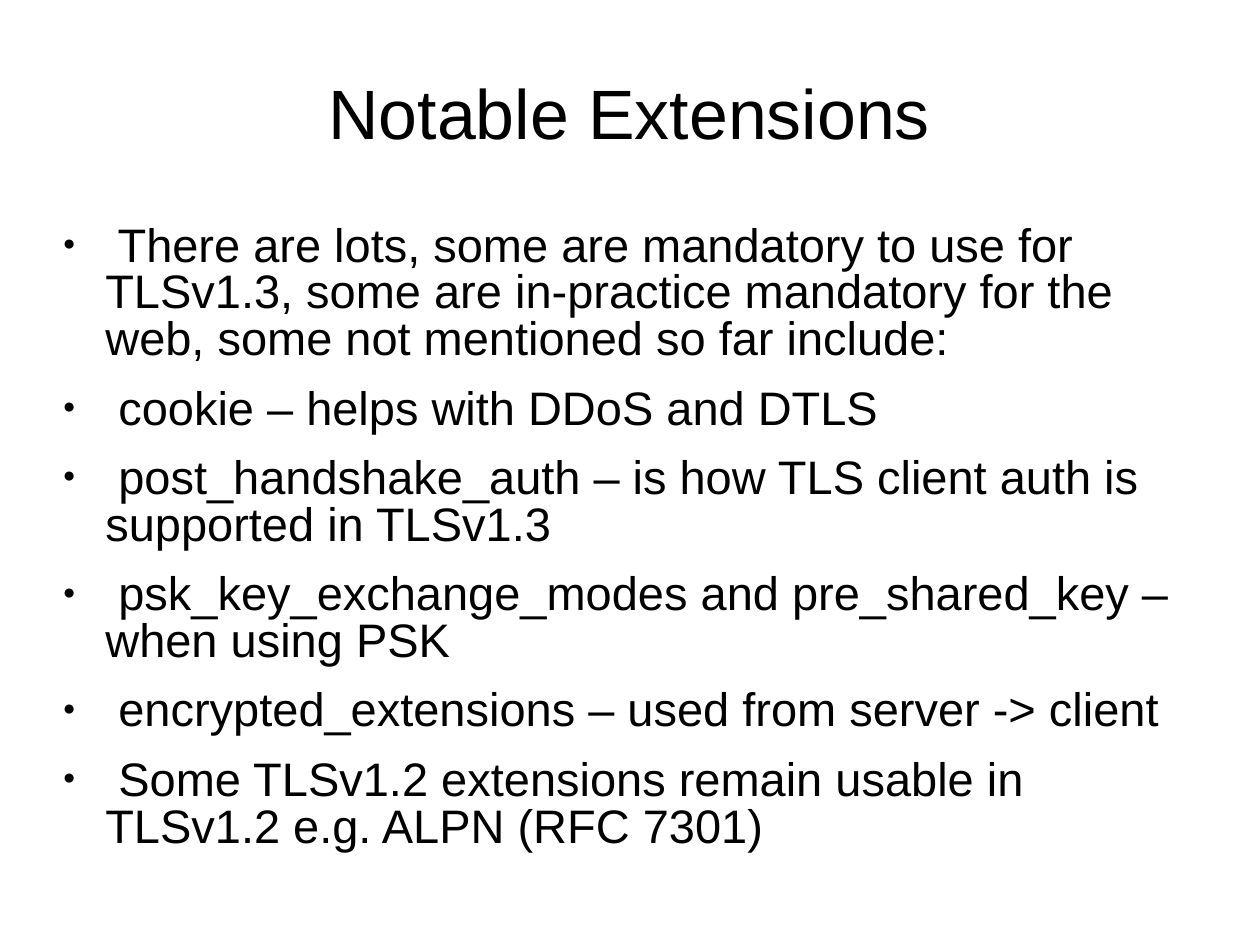
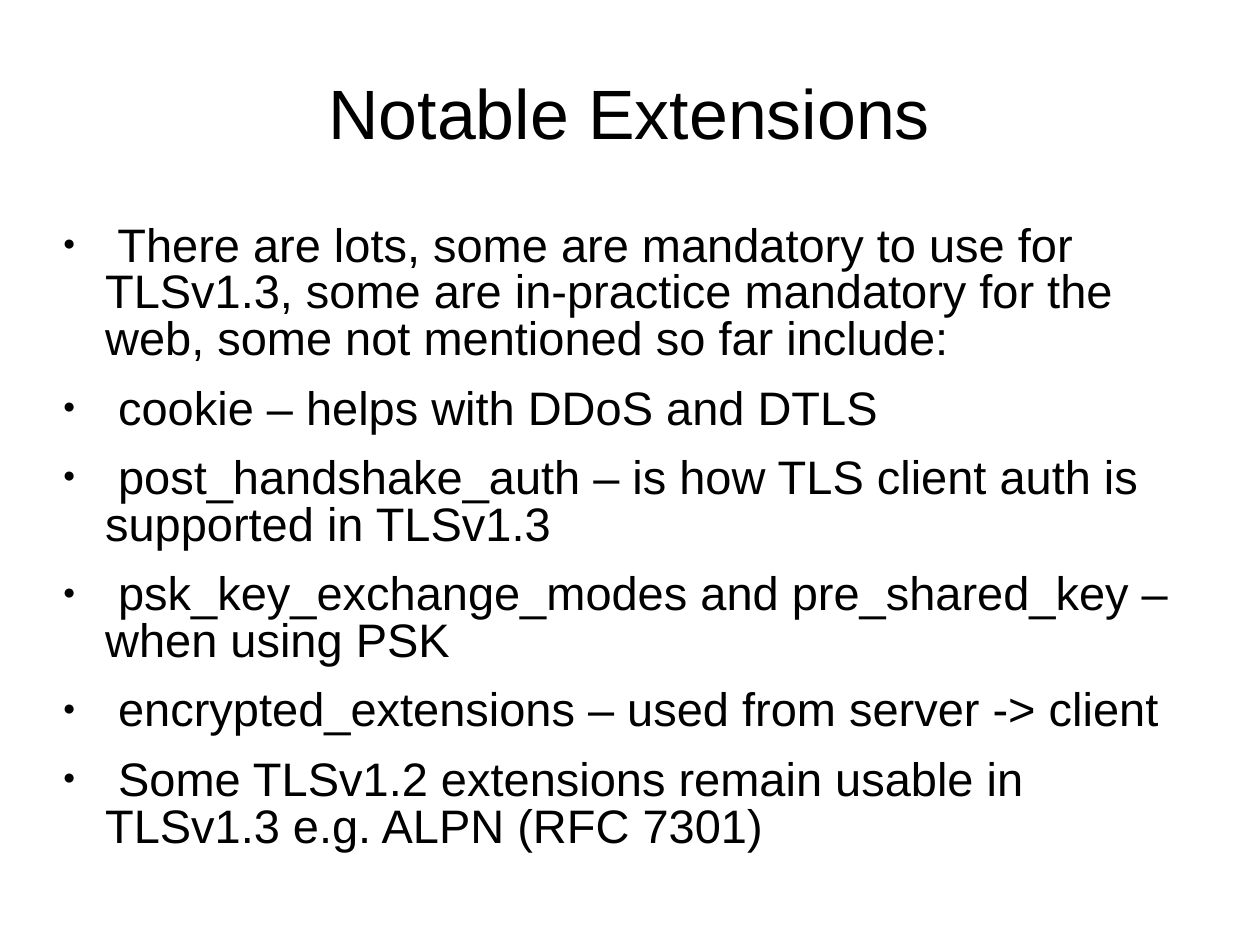
Before and after one commit to sftcd/cs7053, a slide deck: slide 17 of 2016lectures/07-tls13.ppt. Drawn at 1260x945 pixels with LibreOffice and Linux fonts; fonts in the diff are those of the drawing. Boxes give left, top, right and bottom in pixels: in the first picture for what was removed or moved away, otherwise in the second. Text is boxed around its words. In the diff, an @@ line names an element or a change of style, - is before the commit and + after.

```diff
--- a/2016lectures/07-tls13.ppt
+++ b/2016lectures/07-tls13.ppt
@@ text at [105,762,1024,852]: text changed @@
-● Some TLSv1.2 extensions remain usable in TLSv1.2 e.g. ALPN (RFC 7301)
+● Some TLSv1.2 extensions remain usable in TLSv1.3 e.g. ALPN (RFC 7301)
```
Also in this commit, not shown: 6 other slides changed, 2 other files.
